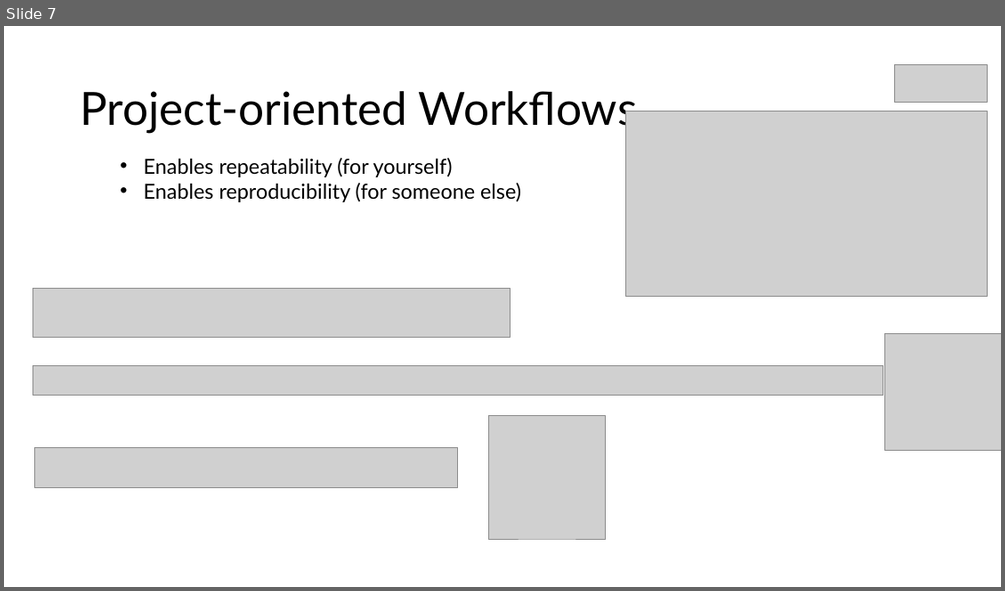
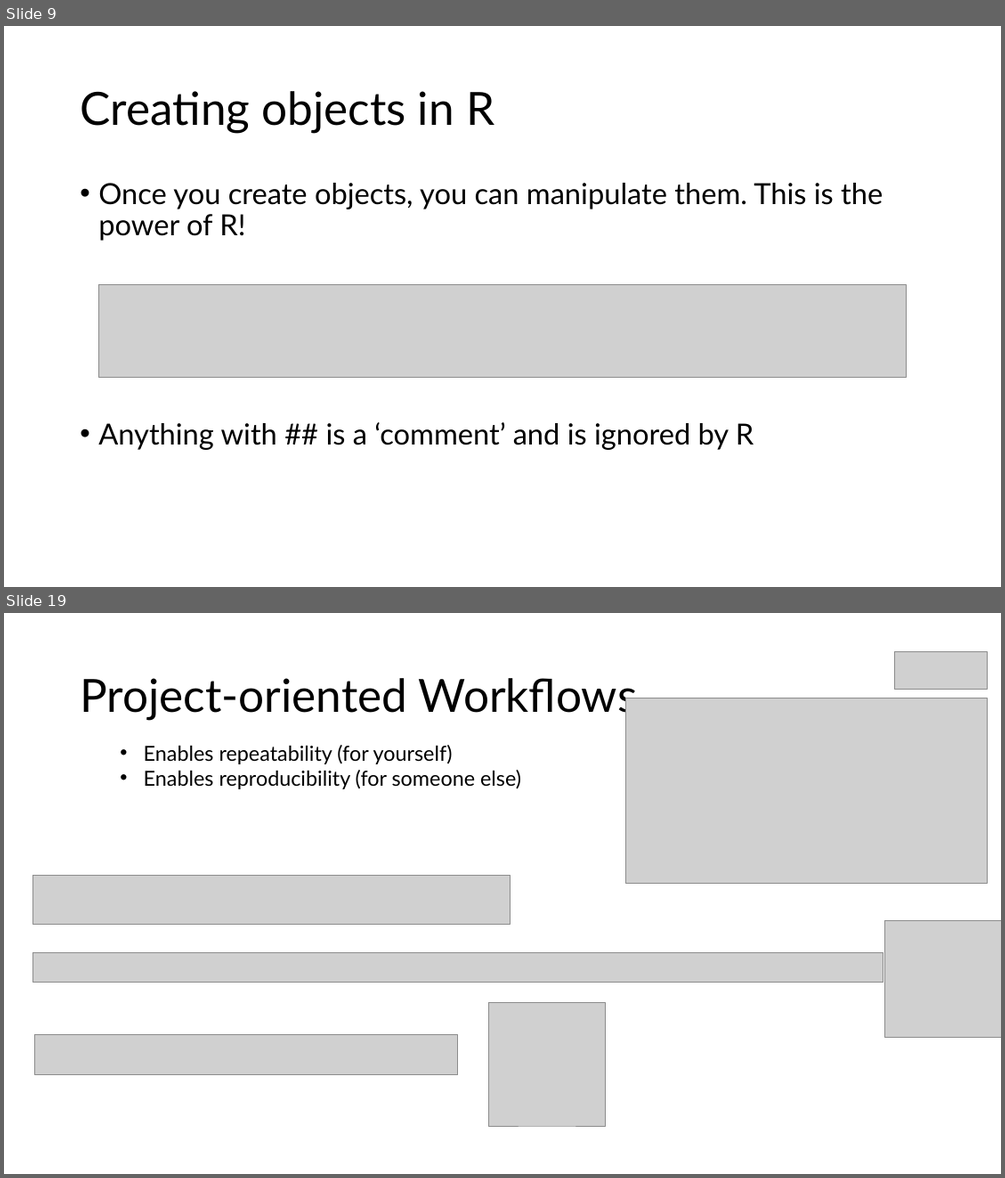
Before and after one commit to wwoelmer/BOPRC_1_R_Fundamentals, a slide deck: Introduction to R Workshop 1.pptx. Shown one above the other, each under a label of ours: slide 7 before the commit, slides 9 and 19 after it; the slides between them are not shown. The pictures are 1005x591 and 1005x1178 pixels, drawn with LibreOffice and Linux fonts; fonts in the diff are those of the drawing; grey boxes stand for pictures. Boxes give left, top, right and bottom in pixels: in the first picture for what was removed or moved away, otherwise in the second. Text is boxed around its words. In the diff, an @@ line names an element or a change of style, - is before the commit and + after.

```diff
--- a/Introduction to R Workshop 1.pptx
+++ b/Introduction to R Workshop 1.pptx
@@ slide 9 added at [4,26,1001,587], background #FFFFFF @@
@@ title added at [80,91,494,133], 44 pt, text #000000 @@
+Creating objects in R
@@ text added at [98,183,882,450], 28 pt, text #000000 @@
+• Once you create objects, you can manipulate them. This is the power of R!
+• Anything with ## is a ‘comment’ and is ignored by R
@@ picture added at [99,285,906,377] @@
@@ what was slide 7 is now slide 19 @@
```
Also in this commit, not shown: 5 slides changed, 16 other slides added, 9 slides removed.
